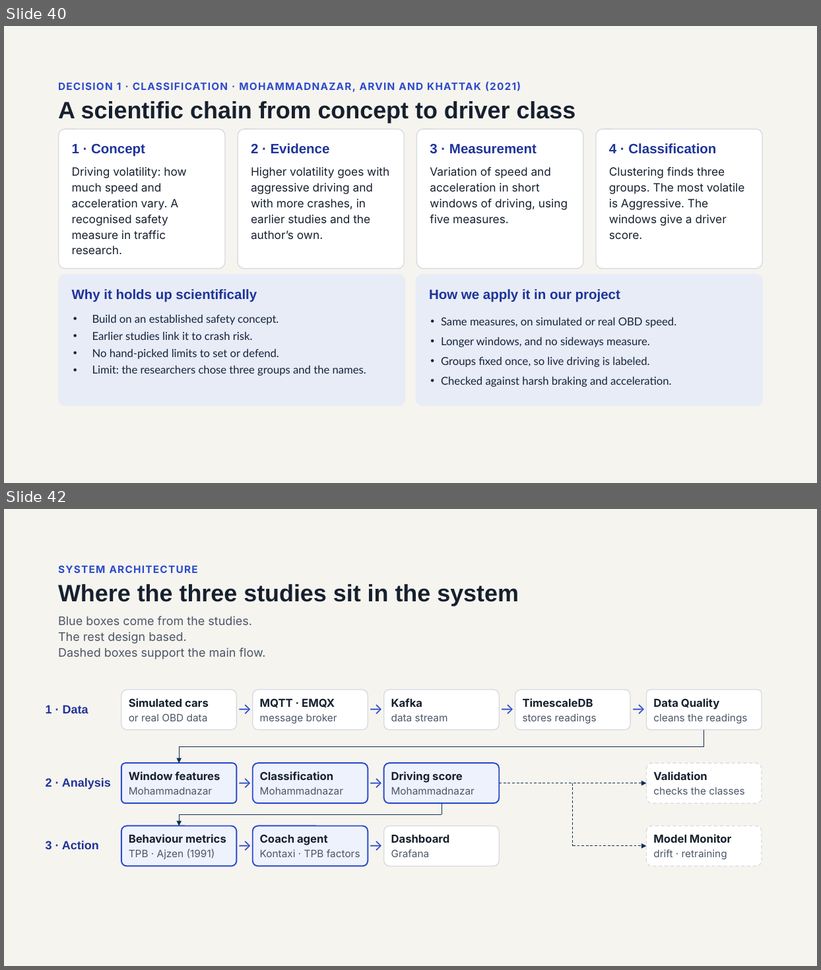
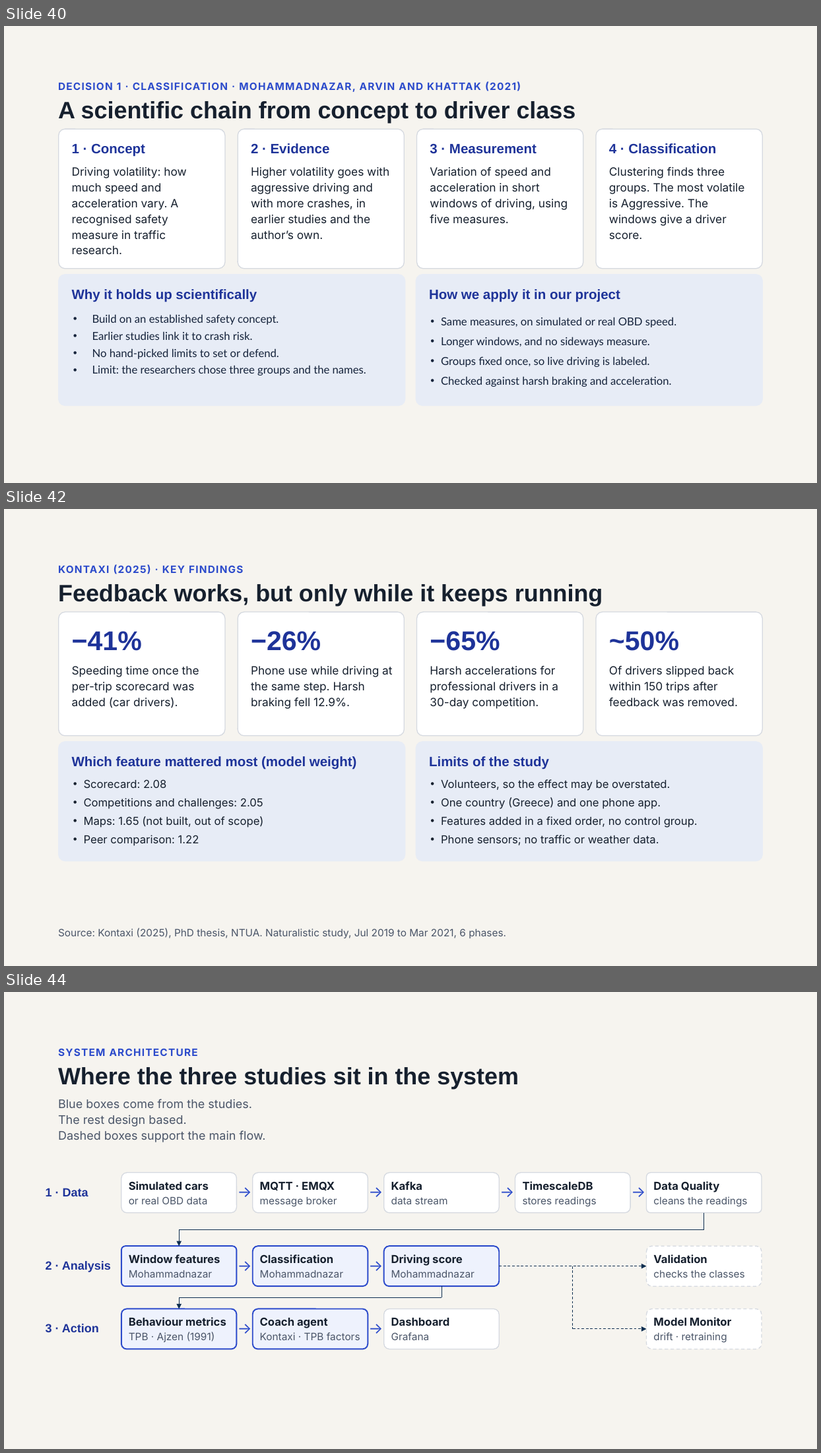
Before and after one commit to Osama-Gamil/Driver-Behaviour-PR, a slide deck: presentation/Driver_Safety_Project.pptx. Shown one above the other, each under a label of ours: slides 40 and 42 before the commit, slides 40, 42 and 44 after it; the slides between them are not shown. The pictures are 821x970 and 821x1453 pixels, drawn with LibreOffice and Linux fonts; fonts in the diff are those of the drawing. Boxes give left, top, right and bottom in pixels: in the first picture for what was removed or moved away, otherwise in the second. Text is boxed around its words. In the diff, an @@ line names an element or a change of style, - is before the commit and + after.

Commit message:
add kontaxi feature

```diff
--- a/presentation/Driver_Safety_Project.pptx
+++ b/presentation/Driver_Safety_Project.pptx
@@ slide 42 added at <box>4,509,817,966</box>, background #F6F4EF @@
@@ text added at <box>58,564,243,574</box>, 12 pt, text #2B4ACB, bold @@
+KONTAXI (2025) · KEY FINDINGS
@@ title added at <box>58,584,603,606</box>, 28 pt, text #16202E, bold @@
+Feedback works, but only while it keeps running
@@ rounded rectangle added at <box>59,612,225,736</box>, fill #FFFFFF, outline #D5D9E0 1 pt @@
@@ rounded rectangle added at <box>238,612,404,736</box>, fill #FFFFFF, outline #D5D9E0 1 pt @@
@@ rounded rectangle added at <box>417,612,583,736</box>, fill #FFFFFF, outline #D5D9E0 1 pt @@
@@ rounded rectangle added at <box>596,612,763,736</box>, fill #FFFFFF, outline #D5D9E0 1 pt @@
@@ text added at <box>72,631,142,651</box>, 32 pt, text #1E3399, bold @@
+−41%
@@ text added at <box>251,631,321,651</box>, 32 pt, text #1E3399, bold @@
+−26%
@@ text added at <box>430,631,500,651</box>, 32 pt, text #1E3399, bold @@
+−65%
@@ text added at <box>609,631,679,651</box>, 32 pt, text #1E3399, bold @@
+~50%
@@ text added at <box>72,666,199,708</box>, 13.5 pt, text #16202E @@
+Speeding time once the per-trip scorecard was added (car drivers).
@@ text added at <box>251,666,392,709</box>, 13.5 pt, text #16202E @@
+Phone use while driving at the same step. Harsh braking fell 12.9%.
@@ text added at <box>430,666,558,709</box>, 13.5 pt, text #16202E @@
+Harsh accelerations for professional drivers in a 30-day competition.
@@ text added at <box>609,666,738,706</box>, 13.5 pt, text #16202E @@
+Of drivers slipped back within 150 trips after feedback was removed.
@@ rounded rectangle added at <box>59,742,405,861</box>, fill #E7ECF6, outline #E7ECF6 1 pt @@
@@ rounded rectangle added at <box>416,742,763,861</box>, fill #E7ECF6, outline #E7ECF6 1 pt @@
@@ text added at <box>72,757,357,770</box>, 16 pt, text #1E3399, bold @@
+Which feature mattered most (model weight)
@@ text added at <box>429,757,549,770</box>, 16 pt, text #1E3399, bold @@
+Limits of the study
@@ text added at <box>84,780,263,846</box>, 13 pt, text #16202E @@
+• Scorecard: 2.08
+• Competitions and challenges: 2.05
+• Maps: 1.65 (not built, out of scope)
+• Peer comparison: 1.22
@@ text added at <box>441,780,698,846</box>, 13 pt, text #16202E @@
+• Volunteers, so the effect may be overstated.
+• One country (Greece) and one phone app.
+• Features added in a fixed order, no control group.
+• Phone sensors; no traffic or weather data.
@@ text added at <box>58,928,506,939</box>, 12 pt, text #4A5568 @@
+Source: Kontaxi (2025), PhD thesis, NTUA. Naturalistic study, Jul 2019 to Mar 2021, 6 phases.
@@ what was slide 42 is now slide 44 @@
```
Also in this commit, not shown: 2 slides changed, 1 other slide added, 1 other file.
